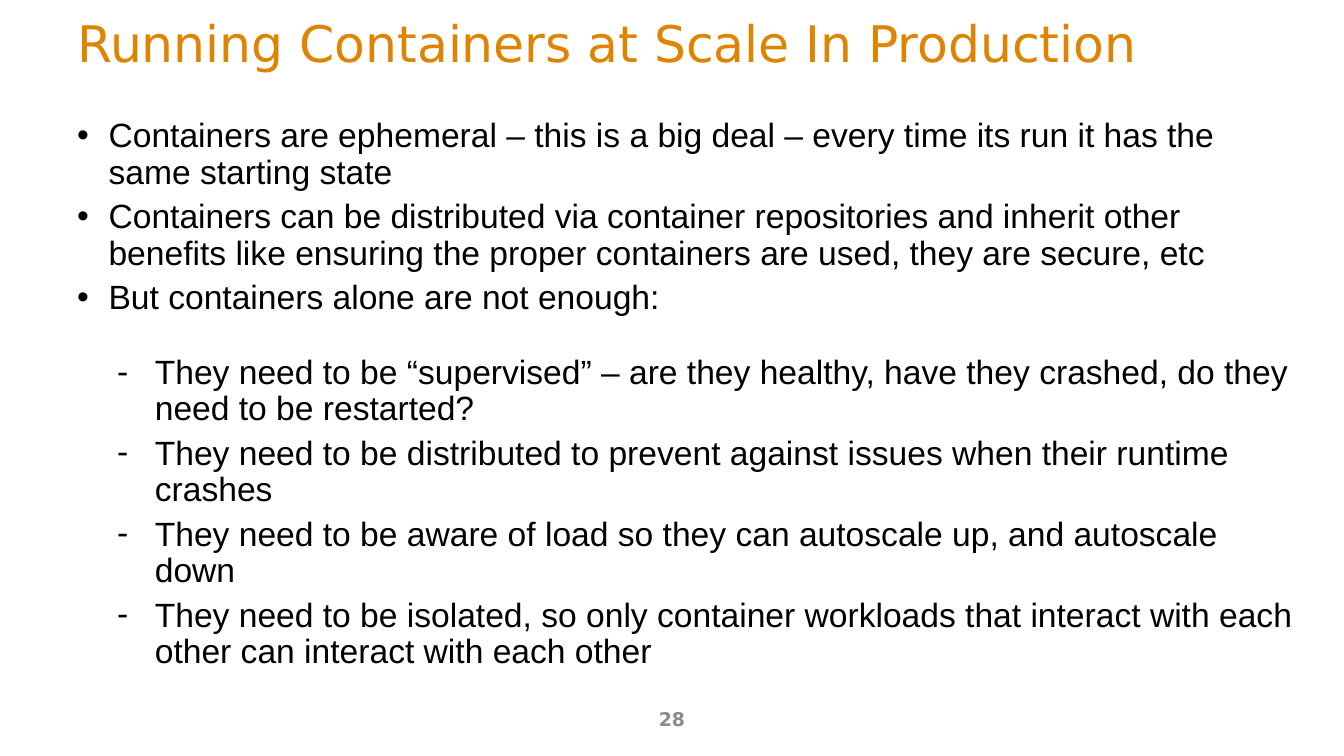
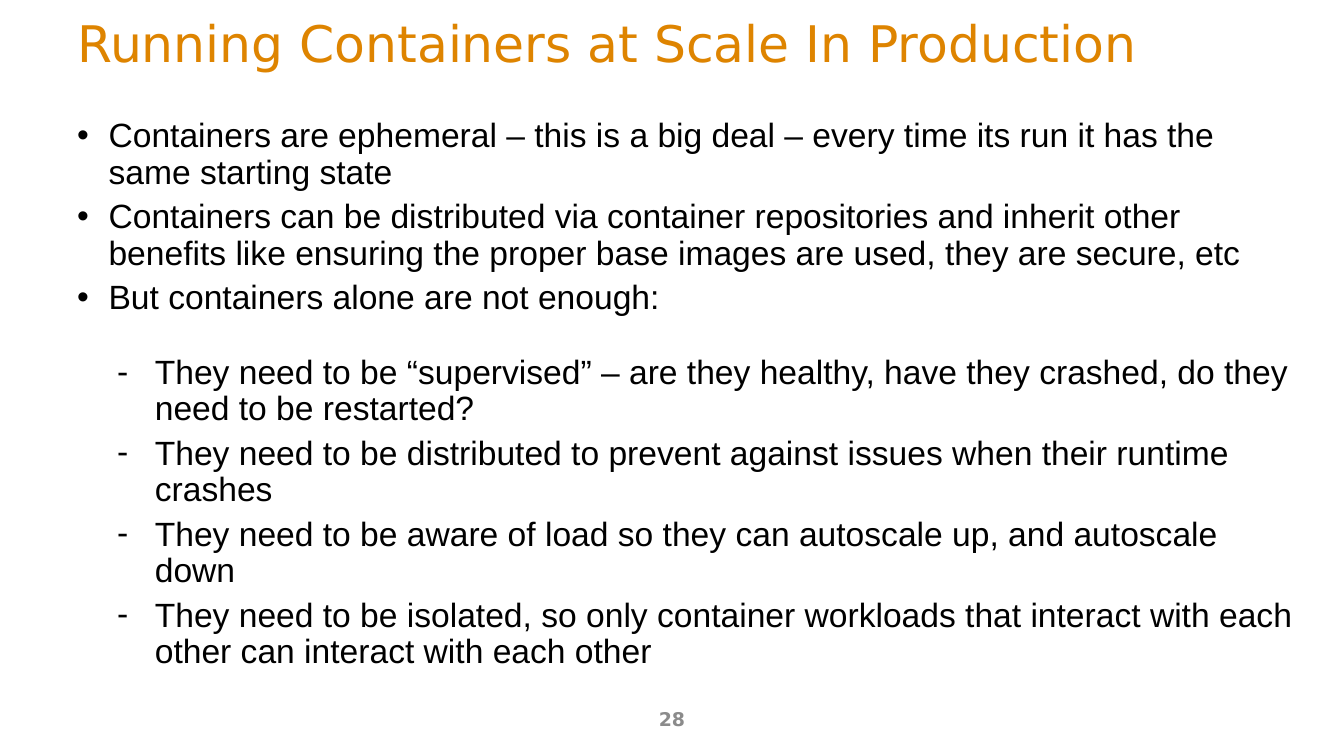
Before and after one commit to ArchitectingSoftware/SE577-SoftwareArchitecture, a slide deck: slide 28 of lectures/m7LinuxDockerK8sArchitecture.pptx. Drawn at 1344x756 pixels with LibreOffice and Linux fonts; fonts in the diff are those of the drawing. Boxes give left, top, right and bottom in pixels: in the first picture for what was removed or moved away, otherwise in the second. Text is boxed around its words. In the diff, an @@ line names an element or a change of style, - is before the commit and + after.

```diff
--- a/lectures/m7LinuxDockerK8sArchitecture.pptx
+++ b/lectures/m7LinuxDockerK8sArchitecture.pptx
@@ text at (109, 203, 1240, 272): text changed @@
-• Containers can be distributed via container repositories and inherit other benefits like ensuring the proper containers are used, they are secure, etc
+• Containers can be distributed via container repositories and inherit other benefits like ensuring the proper base images are used, they are secure, etc
```
Also in this commit, not shown: 1 other file.
